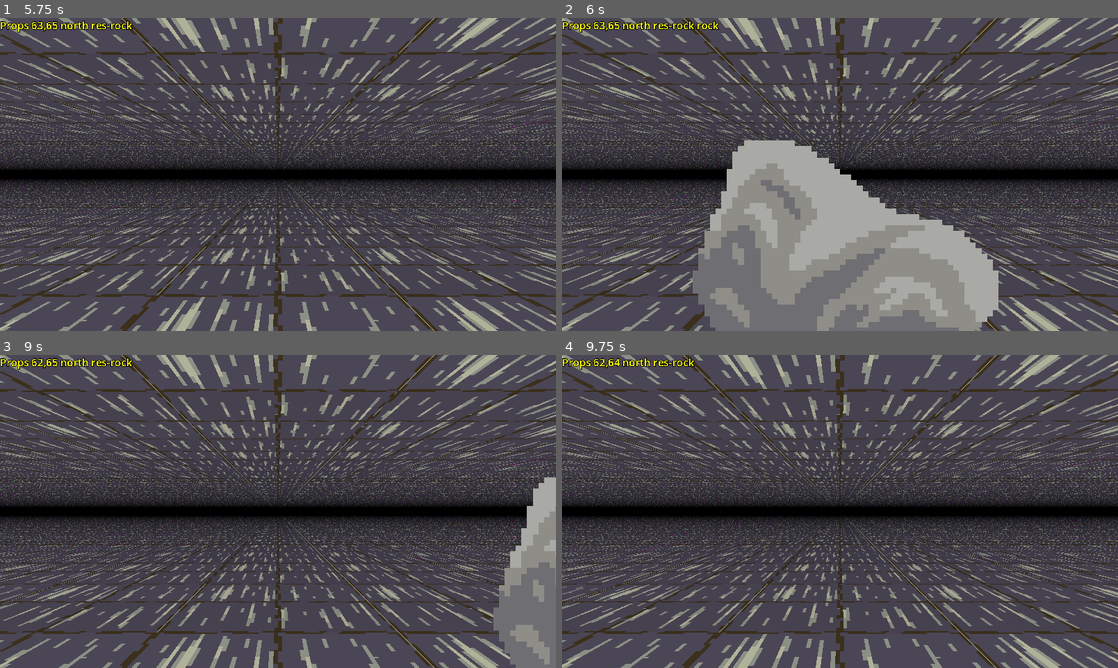
Above: before the commit, frames 1-4 (two rows, left to right).
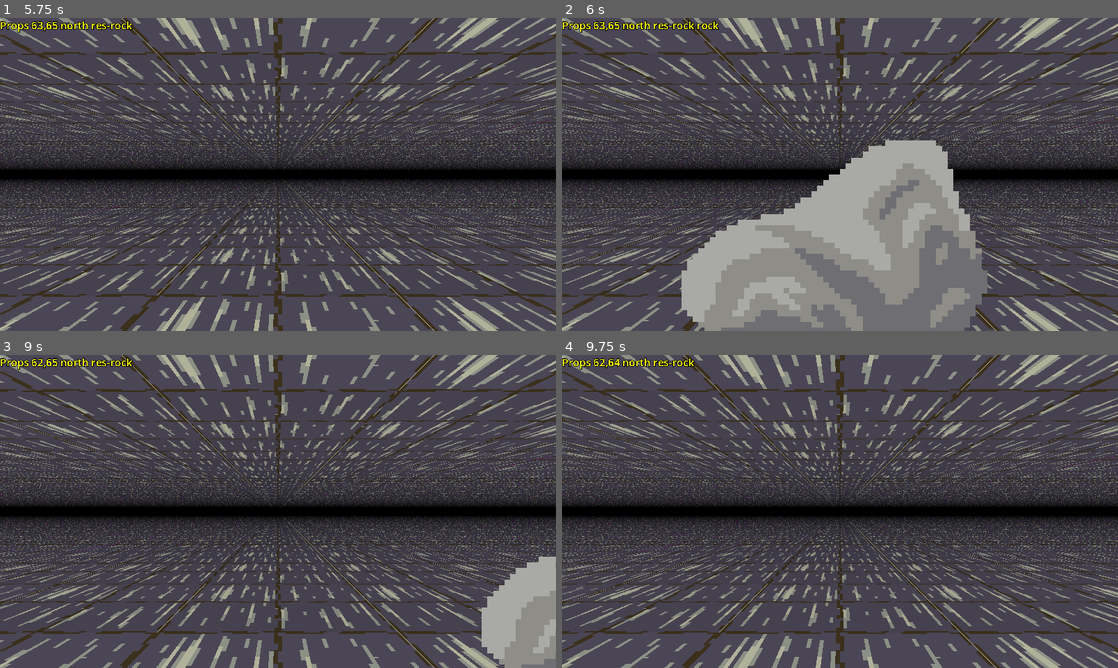
Above: after the commit, the same moments.

Repository: paulguy/3d-dungeon-test
Game: Godot game, scene res://game.tscn
The game is run twice, just before and just after one commit, with the same random seed, the same clock (stepped at 60 frames per second) and the same inputs.
Inputs:
- Up to frame 1 (5.75 s): tap Enter at 0.5, 2, 3.5 s; hold L (move prop right) 0.53-1.28 s; tap H (face) at 0.6, 1.55, 3.05, 4.55 s; tap G (prop one sided, bound only after the commit) at 0.8, 1.35, 2.3, 3.8, 5.3 s; tap Space at 1.25, 2.75, 4.25 s; hold S (back) 1.28-2.03 s; hold L (move prop right) 2.03-2.78 s; hold Shift (alternate function) 2.03-2.78 s; hold W (forward) 2.78-3.53 s; tap Y (ceiling) at 2.85 s; hold A (strafe left) 3.53-5.03 s; tap I (cycle face) at 3.6 s; tap U (cycle mesh) at 4.35 s; hold S (back) from 5.03 s (still down); tap Tab (cycle mode) at 5.1 s
- Up to frame 2 (6 s): release S (back) at 5.78 s; hold L (move prop right) from 5.78 s (still down); tap P (cycle parameter) at 5.85 s
- Up to frame 3 (9 s): tap H (face) at 6.05, 7.55, 8.1 s; release L (move prop right) at 6.53 s; hold W (forward) 6.53-7.28 s; tap O (cycle tb) at 6.6 s; tap G (prop one sided, bound only after the commit) at 6.8, 8.3 s; hold L (move prop right) 7.28-8.03 s; tap J (dec parameter) at 7.35 s; hold S (back) 8.03-8.78 s; hold A (strafe left) from 8.78 s (still down); tap N (floor) at 8.85 s
- Up to frame 4 (9.75 s): tap H (face) at 9.05 s; release A (strafe left) at 9.53 s; hold W (forward) from 9.53 s (still down); tap B (heights) at 9.6 s

Frame 1 is identical in both runs. In frame 2, 22% of the frame differs, in the area x 21-79%, y 39-100%; in frame 3, 4.9%; in frame 4, nothing differs.

Commit message:
Implement more prop functions.
Still some weird jank with multiple props in a cell.

Diff:
--- a/Prop.gd
+++ b/Prop.gd
@@ -5,7 +5,17 @@
 var map_pos : Vector2i
 var pos : Vector3 = Vector3.ZERO
 var view_pos : Vector3 = Vector3.ZERO
+var angle : float = 0.0
+var view_angle : float = 0.0
 var sprite : MeshInstance3D
+var billboard : bool = false
+var one_sided : bool = false
+
+func set_mesh():
+	if billboard or one_sided:
+		sprite.mesh = def.one_side_mesh
+	else:
+		sprite.mesh = def.two_side_mesh
 
 func _init(p_def : PropDef,
 		   p_map_pos : Vector2i):
@@ -13,16 +23,10 @@
 	map_pos = p_map_pos
 
 	sprite = MeshInstance3D.new()
-	var mesh : PrimitiveMesh = PlaneMesh.new()
-	mesh.size = Vector2(1.0, 1.0)
-	#mesh.center_offset = Vector3(0.0, 0.5, 0.0)
-	mesh.orientation = PlaneMesh.FACE_Z
-	mesh.flip_faces = true
-	mesh.material = def.material
-	sprite.mesh = mesh
+	set_mesh()
 
 func update_pos():
-	sprite.position = view_pos + pos
+	sprite.position = view_pos + pos.rotated(Vector3.UP, view_angle)
 
 func set_pos(p_pos : Vector3):
 	pos = p_pos
@@ -31,3 +35,29 @@
 func set_view_pos(p_view_pos : Vector3):
 	view_pos = p_view_pos
 	update_pos()
+
+func update_angle():
+	if billboard:
+		sprite.rotation.y = angle + PI
+	else:
+		sprite.rotation.y = view_angle + angle
+
+func set_angle(val : float):
+	angle = val
+	update_angle()
+
+func set_view_angle(val : float):
+	view_angle = val
+	update_angle()
+	update_pos()
+
+func toggle_billboard() -> bool:
+	billboard = not billboard
+	set_mesh()
+	update_angle()
+	return billboard
+
+func toggle_one_sided() -> bool:
+	one_sided = not one_sided
+	set_mesh()
+	return one_sided
--- a/PropDef.gd
+++ b/PropDef.gd
@@ -4,15 +4,49 @@
 var name : StringName
 var source : String
 var image : Texture2D
-var material : Material
+var one_side_mesh : Mesh
+var two_side_mesh : Mesh
 
 func _init(p_name : StringName, p_source : String, p_image : Texture2D):
 	name = p_name
 	source = p_source
 	image = p_image
 
-	material = StandardMaterial3D.new()
+	var material : StandardMaterial3D = StandardMaterial3D.new()
 	material.transparency = BaseMaterial3D.TRANSPARENCY_ALPHA
 	material.shading_mode = BaseMaterial3D.SHADING_MODE_UNSHADED
 	material.albedo_texture = image
 	material.texture_filter = BaseMaterial3D.TEXTURE_FILTER_NEAREST
+
+	one_side_mesh = PlaneMesh.new()
+	one_side_mesh.size = Vector2(1.0, 1.0)
+	one_side_mesh.center_offset = Vector3(0.0, 0.5, 0.0)
+	one_side_mesh.orientation = PlaneMesh.FACE_Z
+	one_side_mesh.material = material
+
+	#Инициализируйте ArrayMesh.
+	var mesh_arrays = []
+	mesh_arrays.resize(Mesh.ARRAY_MAX)
+	mesh_arrays[Mesh.ARRAY_VERTEX] = PackedVector3Array([
+		Vector3(-0.5, 1.0, 0.0), Vector3(0.5, 1.0, 0.0), Vector3(-0.5, 0.0, 0.0),
+		Vector3(-0.5, 0.0, 0.0), Vector3(0.5, 1.0, 0.0), Vector3(0.5, 0.0, 0.0),
+		Vector3(0.5, 1.0, 0.0), Vector3(-0.5, 1.0, 0.0), Vector3(0.5, 0.0, 0.0),
+		Vector3(0.5, 0.0, 0.0), Vector3(-0.5, 1.0, 0.0), Vector3(-0.5, 0.0, 0.0),
+	])
+	mesh_arrays[Mesh.ARRAY_NORMAL] = PackedVector3Array([
+		Vector3(0.0, 0.0, -1.0), Vector3(0.0, 0.0, -1.0), Vector3(0.0, 0.0, -1.0),
+		Vector3(0.0, 0.0, -1.0), Vector3(0.0, 0.0, -1.0), Vector3(0.0, 0.0, -1.0),
+		Vector3(0.0, 0.0, 1.0), Vector3(0.0, 0.0, 1.0), Vector3(0.0, 0.0, 1.0),
+		Vector3(0.0, 0.0, 1.0), Vector3(0.0, 0.0, 1.0), Vector3(0.0, 0.0, 1.0),
+	])
+	mesh_arrays[Mesh.ARRAY_TEX_UV] = PackedVector2Array([
+		Vector2(0.0, 0.0), Vector2(1.0, 0.0), Vector2(0.0, 1.0),
+		Vector2(0.0, 1.0), Vector2(1.0, 0.0), Vector2(1.0, 1.0),
+		Vector2(1.0, 0.0), Vector2(0.0, 0.0), Vector2(1.0, 1.0),
+		Vector2(1.0, 1.0), Vector2(0.0, 0.0), Vector2(0.0, 1.0)
+	])
+
+	# Создать сетку.
+	two_side_mesh = ArrayMesh.new()
+	two_side_mesh.add_surface_from_arrays(Mesh.PRIMITIVE_TRIANGLES, mesh_arrays)
+	two_side_mesh.surface_set_material(0, material)
--- a/PropsManager.gd
+++ b/PropsManager.gd
@@ -36,23 +36,27 @@
 	if view_dir == MapParameters.SOUTH:
 		# looking down +Z
 		prop.set_view_pos(Vector3(prop_view_pos.x,
-								  heightmap.get_pixelv(prop.map_pos).b + view_height,
+								  heightmap.get_pixelv(prop.map_pos).b - view_height,
 								  prop_view_pos.y))
+		prop.set_view_angle(0.0)
 	elif view_dir == MapParameters.NORTH:
 		# looking down -Z
 		prop.set_view_pos(Vector3(-prop_view_pos.x,
-								  heightmap.get_pixelv(prop.map_pos).b + view_height,
+								  heightmap.get_pixelv(prop.map_pos).b - view_height,
 								  -prop_view_pos.y))
+		prop.set_view_angle(PI)
 	elif view_dir == MapParameters.EAST:
 		# looking down +X
 		prop.set_view_pos(Vector3(-prop_view_pos.y,
-								  heightmap.get_pixelv(prop.map_pos).b + view_height,
+								  heightmap.get_pixelv(prop.map_pos).b - view_height,
 								  prop_view_pos.x))
+		prop.set_view_angle(PI * 1.5)
 	else: # WEST
 		# looking down -X
 		prop.set_view_pos(Vector3(prop_view_pos.y,
-								  heightmap.get_pixelv(prop.map_pos).b + view_height,
+								  heightmap.get_pixelv(prop.map_pos).b - view_height,
 								  -prop_view_pos.x))
+		prop.set_view_angle(PI * 0.5)
 
 func make_visible(prop : Prop):
 	update_view_pos(prop)
@@ -83,7 +87,6 @@
 		for i in len(offsets):
 			if prop_view_pos.y == i and \
 			   prop_view_pos.x >= -offsets[i] and prop_view_pos.x <= offsets[i]:
-				print("south visible")
 				if prop != null:
 					callable.call(prop)
 				else:
@@ -95,7 +98,6 @@
 		for i in len(offsets):
 			if prop_view_pos.y == -i and \
 			   prop_view_pos.x >= -offsets[i] and prop_view_pos.x <= offsets[i]:
-				print("north visible")
 				if prop != null:
 					callable.call(prop)
 				else:
@@ -107,7 +109,6 @@
 		for i in len(offsets):
 			if prop_view_pos.x == i and \
 			   prop_view_pos.y >= -offsets[i] and prop_view_pos.y <= offsets[i]:
-				print("east visible")
 				if prop != null:
 					callable.call(prop)
 				else:
@@ -119,7 +120,6 @@
 		for i in len(offsets):
 			if prop_view_pos.x == -i and \
 			   prop_view_pos.y >= -offsets[i] and prop_view_pos.y <= offsets[i]:
-				print("west visible")
 				if prop != null:
 					callable.call(prop)
 				else:
@@ -157,14 +157,40 @@
 func update_height(pos : Vector2i):
 	execute_if_pos_visible(pos, update_view_pos)
 
-func set_dir(dir : int):
+func set_view_dir(dir : int):
 	view_dir = dir
 	update_view()
 
-func set_pos(pos : Vector2i):
+func set_view_pos(pos : Vector2i):
 	view_pos = pos
 	update_view()
 
-func set_height(height : float):
+func set_view_height(height : float):
 	view_height = height
 	execute_each_visible(update_view_pos)
+
+func get_pos(prop_pos : Vector2i, idx : int) -> Vector3:
+	if prop_pos in props and idx >= 0 and idx < len(props[prop_pos]):
+		return props[prop_pos][idx].pos
+	return Vector3.ZERO
+
+func set_pos(prop_pos : Vector2i, idx : int, pos : Vector3):
+	if prop_pos in props and idx >= 0 and idx < len(props[prop_pos]):
+		props[prop_pos][idx].set_pos(pos)
+
+func get_angle(prop_pos : Vector2i, idx : int) -> float:
+	if prop_pos in props and idx >= 0 and idx < len(props[prop_pos]):
+		return props[prop_pos][idx].angle
+	return 0.0
+
+func set_angle(prop_pos : Vector2i, idx : int, pos : float):
+	if prop_pos in props and idx >= 0 and idx < len(props[prop_pos]):
+		props[prop_pos][idx].set_angle(pos)
+
+func toggle_billboard(prop_pos : Vector2i, idx : int):
+	if prop_pos in props and idx >= 0 and idx < len(props[prop_pos]):
+		return props[prop_pos][idx].toggle_billboard()
+
+func toggle_one_sided(prop_pos : Vector2i, idx : int):
+	if prop_pos in props and idx >= 0 and idx < len(props[prop_pos]):
+		return props[prop_pos][idx].toggle_one_sided()
--- a/game.gd
+++ b/game.gd
@@ -47,6 +47,10 @@
 	[0.01, 0.1, 1.0],
 	[0.01, 0.1, 1.0],
 	[0.01, 0.1, 1.0]
+]
+
+const ROTATION_SPEEDS : Array[float] = [
+	PI / 64.0, PI / 16.0, PI / 2.0
 ]
 
 func NO_CB(_s : String):
@@ -152,16 +156,27 @@
 	for item in clearlist:
 		propdefs.erase(item)
 
-func get_facing_pos():
+func get_relative_to_dir(f_amount : int, s_amount : int):
+	var rel : Vector2i = Vector2i.ZERO
+
 	match dir:
 		MapParameters.NORTH:
-			return Vector2i(pos.x, pos.y - 1)
+			rel.y -= f_amount
+			rel.x += s_amount
 		MapParameters.EAST:
-			return Vector2i(pos.x + 1, pos.y)
+			rel.x += f_amount
+			rel.y += s_amount
 		MapParameters.SOUTH:
-			return Vector2i(pos.x, pos.y + 1)
+			rel.y += f_amount
+			rel.x -= s_amount
 		_: # west
-			return Vector2i(pos.x - 1, pos.y)
+			rel.x -= f_amount
+			rel.y -= s_amount
+
+	return rel
+
+func get_facing_pos():
+	return pos + get_relative_to_dir(1, 0)
 
 func status(val : String = ""):
 	if len(val) == 0:
@@ -449,19 +464,7 @@
 func move(f_amount : int, s_amount : int = 0, physics : bool = false):
 	var d_pos : Vector2i = pos
 
-	match dir:
-		MapParameters.NORTH:
-			d_pos.y -= f_amount
-			d_pos.x += s_amount
-		MapParameters.EAST:
-			d_pos.x += f_amount
-			d_pos.y += s_amount
-		MapParameters.SOUTH:
-			d_pos.y += f_amount
-			d_pos.x -= s_amount
-		_: # west
-			d_pos.x -= f_amount
-			d_pos.y -= s_amount
+	d_pos += get_relative_to_dir(f_amount, s_amount)
 
 	if physics:
 		phys_move(d_pos)
@@ -571,7 +574,7 @@
 
 	if update_pos:
 		terrain.set_pos(pos)
-		props.set_pos(pos)
+		props.set_view_pos(pos)
 		update_eye_height = true
 		if len(propnames) > 0:
 			selected_prop = 0
@@ -579,13 +582,14 @@
 
 	if update_dir:
 		terrain.set_dir(dir)
-		props.set_dir(dir)
+		props.set_view_dir(dir)
 		if len(propnames) > 0:
 			selected_prop = 0
 		status()
 
 	if update_eye_height:
 		terrain.set_eye_height(get_eye_height())
+		props.set_view_height(eye_height)
 
 	if Input.is_action_just_pressed(&'save'):
 		set_text_entry_mode(do_save, "Save", last_mapname)
@@ -740,7 +744,73 @@
 	if Input.is_action_just_pressed(&'place prop'):
 		var prop_pos : Vector2i = get_facing_pos()
 		props.add_prop(propdefs[propnames[selected_pdef]], prop_pos)
+		if selected_prop < 0:
+			selected_prop = 0
 		status()
+
+	if Input.is_action_just_pressed(&'prop billboard'):
+		var prop_pos : Vector2i = get_facing_pos()
+		props.toggle_billboard(prop_pos, selected_prop)
+
+	if Input.is_action_just_pressed(&'prop one sided'):
+		var prop_pos : Vector2i = get_facing_pos()
+		props.toggle_one_sided(prop_pos, selected_prop)
+
+	if Input.is_action_just_pressed(&'move prop up'):
+		var prop_pos : Vector2i = get_facing_pos()
+		var prop_cell_pos : Vector3 = props.get_pos(prop_pos, selected_prop)
+		prop_cell_pos.y += pow(10.0, change_speed - 2)
+		props.set_pos(prop_pos, selected_prop, prop_cell_pos)
+
+	if Input.is_action_just_pressed(&'move prop down'):
+		var prop_pos : Vector2i = get_facing_pos()
+		var prop_cell_pos : Vector3 = props.get_pos(prop_pos, selected_prop)
+		prop_cell_pos.y -= pow(10.0, change_speed - 2)
+		props.set_pos(prop_pos, selected_prop, prop_cell_pos)
+
+	if Input.is_action_just_pressed(&'move prop away'):
+		var prop_pos : Vector2i = get_facing_pos()
+		var prop_cell_pos : Vector3 = props.get_pos(prop_pos, selected_prop)
+		var move_offset : Vector2 = Vector2(get_relative_to_dir(1, 0)) * pow(10.0, change_speed - 2)
+		prop_cell_pos += Vector3(move_offset.x, 0.0, move_offset.y)
+		props.set_pos(prop_pos, selected_prop, prop_cell_pos)
+
+	if Input.is_action_just_pressed(&'move prop towards'):
+		var prop_pos : Vector2i = get_facing_pos()
+		var prop_cell_pos : Vector3 = props.get_pos(prop_pos, selected_prop)
+		var move_offset : Vector2 = Vector2(get_relative_to_dir(-1, 0)) * pow(10.0, change_speed - 2)
+		prop_cell_pos += Vector3(move_offset.x, 0.0, move_offset.y)
+		props.set_pos(prop_pos, selected_prop, prop_cell_pos)
+
+	if Input.is_action_just_pressed(&'move prop left'):
+		var prop_pos : Vector2i = get_facing_pos()
+		var prop_cell_pos : Vector3 = props.get_pos(prop_pos, selected_prop)
+		var move_offset : Vector2 = Vector2(get_relative_to_dir(0, -1)) * pow(10.0, change_speed - 2)
+		prop_cell_pos += Vector3(move_offset.x, 0.0, move_offset.y)
+		props.set_pos(prop_pos, selected_prop, prop_cell_pos)
+
+	if Input.is_action_just_pressed(&'move prop right'):
+		var prop_pos : Vector2i = get_facing_pos()
+		var prop_cell_pos : Vector3 = props.get_pos(prop_pos, selected_prop)
+		var move_offset : Vector2 = Vector2(get_relative_to_dir(0, 1)) * pow(10.0, change_speed - 2)
+		prop_cell_pos += Vector3(move_offset.x, 0.0, move_offset.y)
+		props.set_pos(prop_pos, selected_prop, prop_cell_pos)
+
+	if Input.is_action_just_pressed(&'rotate prop counter clockwise'):
+		var prop_pos : Vector2i = get_facing_pos()
+		var prop_angle : float = props.get_angle(prop_pos, selected_prop)
+		prop_angle += ROTATION_SPEEDS[change_speed]
+		if prop_angle >= TAU:
+			prop_angle -= TAU
+		props.set_angle(prop_pos, selected_prop, prop_angle)
+
+	if Input.is_action_just_pressed(&'rotate prop clockwise'):
+		var prop_pos : Vector2i = get_facing_pos()
+		var prop_angle : float = props.get_angle(prop_pos, selected_prop)
+		prop_angle -= ROTATION_SPEEDS[change_speed]
+		if prop_angle < 0.0:
+			prop_angle += TAU
+		props.set_angle(prop_pos, selected_prop, prop_angle)
 
 func events_process(_delta : float):
 	var modifiers : Array[Variant] = editor_common_process()
@@ -818,9 +888,9 @@
 	props.set_view_positions(view_positions)
 	props.heightmap = terrain.images[&'face_heights']
 	props.depth = view_depth
-	props.set_pos(pos)
-	props.set_dir(dir)
-	#props.set_height(eye_height)
+	props.set_view_pos(pos)
+	props.set_view_dir(dir)
+	props.set_view_height(eye_height)
 
 	status()
 
--- a/project.godot
+++ b/project.godot
@@ -222,6 +222,21 @@
 "events": [Object(InputEventKey,"resource_local_to_scene":false,"resource_name":"","device":-1,"window_id":0,"alt_press …(192 unchanged characters)…
 ]
 }
+"prop billboard"={
+"deadzone": 0.2,
+"events": [Object(InputEventKey,"resource_local_to_scene":false,"resource_name":"","device":-1,"window_id":0,"alt_pressed":false,"shift_pressed":false,"ctrl_pressed":false,"meta_pressed":false,"pressed":false,"keycode":0,"physical_keycode":66,"key_label":0,"unicode":98,"location":0,"echo":false,"script":null)
+]
+}
+"prop one sided"={
+"deadzone": 0.2,
+"events": [Object(InputEventKey,"resource_local_to_scene":false,"resource_name":"","device":-1,"window_id":0,"alt_pressed":false,"shift_pressed":false,"ctrl_pressed":false,"meta_pressed":false,"pressed":false,"keycode":0,"physical_keycode":71,"key_label":0,"unicode":103,"location":0,"echo":false,"script":null)
+]
+}
+"prop attach"={
+"deadzone": 0.2,
+"events": [Object(InputEventKey,"resource_local_to_scene":false,"resource_name":"","device":-1,"window_id":0,"alt_pressed":false,"shift_pressed":false,"ctrl_pressed":false,"meta_pressed":false,"pressed":false,"keycode":0,"physical_keycode":84,"key_label":0,"unicode":116,"location":0,"echo":false,"script":null)
+]
+}
 
 [rendering]
 
